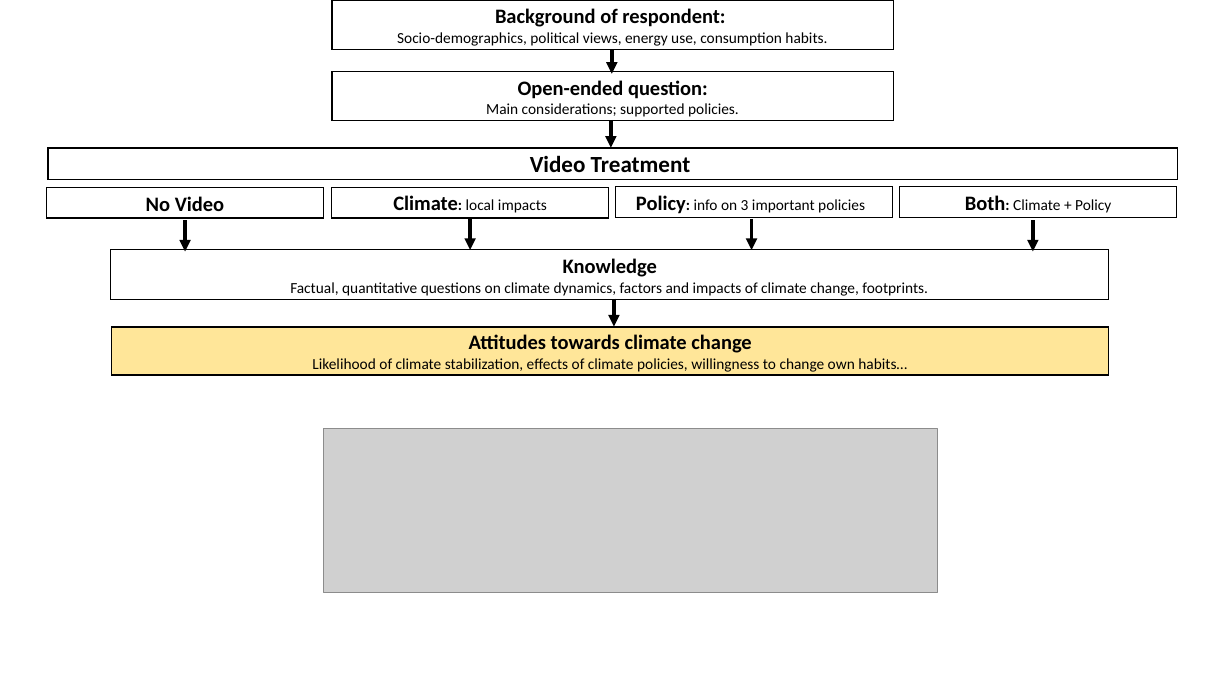
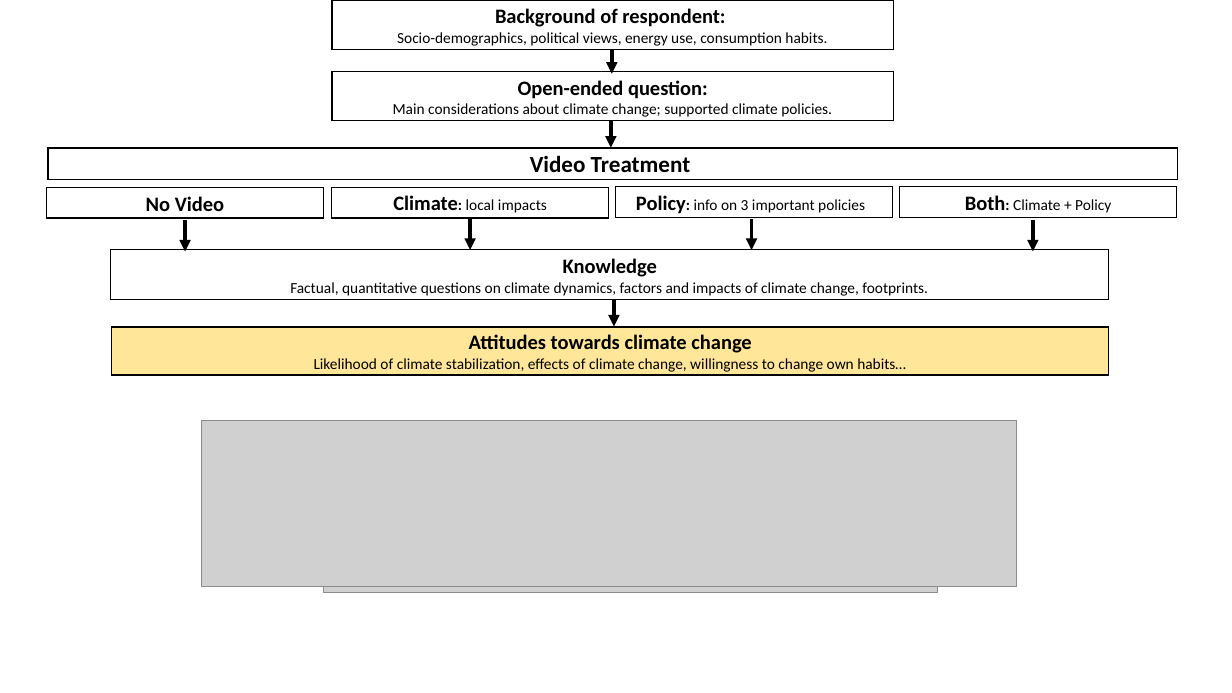
Before and after one commit to mariuslehenaff/oecd_climate, a slide deck: slide 6 of figures/survey_flow/survey_flow_new.pptx. Drawn at 1232x693 pixels with LibreOffice and Linux fonts; fonts in the diff are those of the drawing; grey boxes stand for pictures. Boxes give left, top, right and bottom in pixels: in the first picture for what was removed or moved away, otherwise in the second. Text is boxed around its words. In the diff, an @@ line names an element or a change of style, - is before the commit and + after.

```diff
--- a/figures/survey_flow/survey_flow_new.pptx
+++ b/figures/survey_flow/survey_flow_new.pptx
@@ text in rectangle at bbox=[393, 103, 832, 117]: text changed @@
-Main considerations; supported policies.
+Main considerations about climate change; supported climate policies.
@@ text in rectangle at bbox=[314, 358, 906, 372]: text changed @@
-Likelihood of climate stabilization, effects of climate policies, willingness to change own habits…
+Likelihood of climate stabilization, effects of climate change, willingness to change own habits…
@@ picture added at bbox=[201, 421, 1017, 587] @@
```
Also in this commit, not shown: 8 other slides changed, 21 other files.
